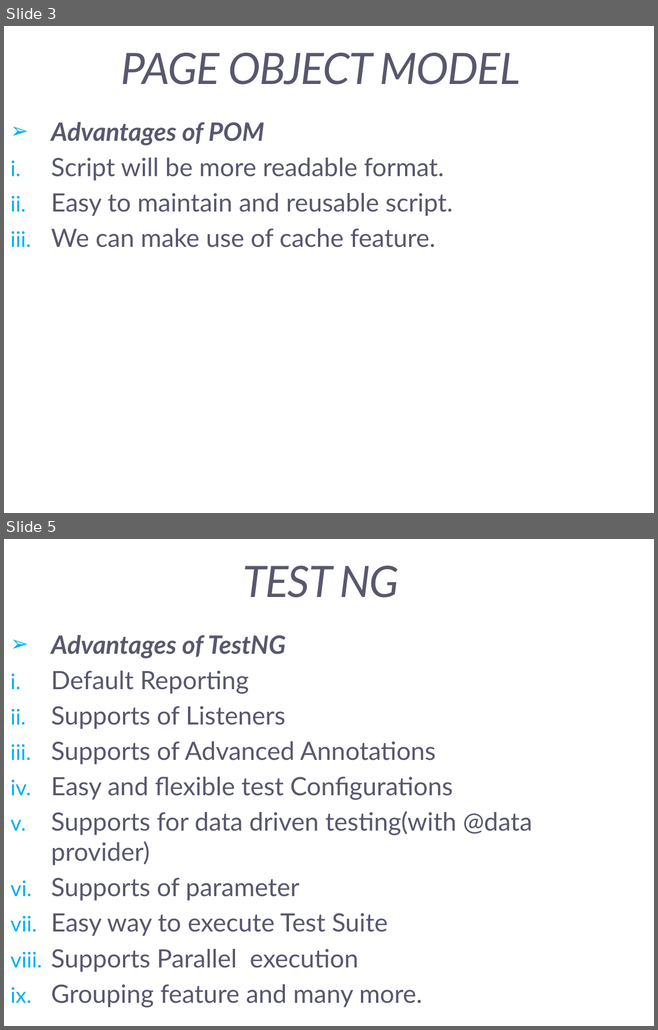
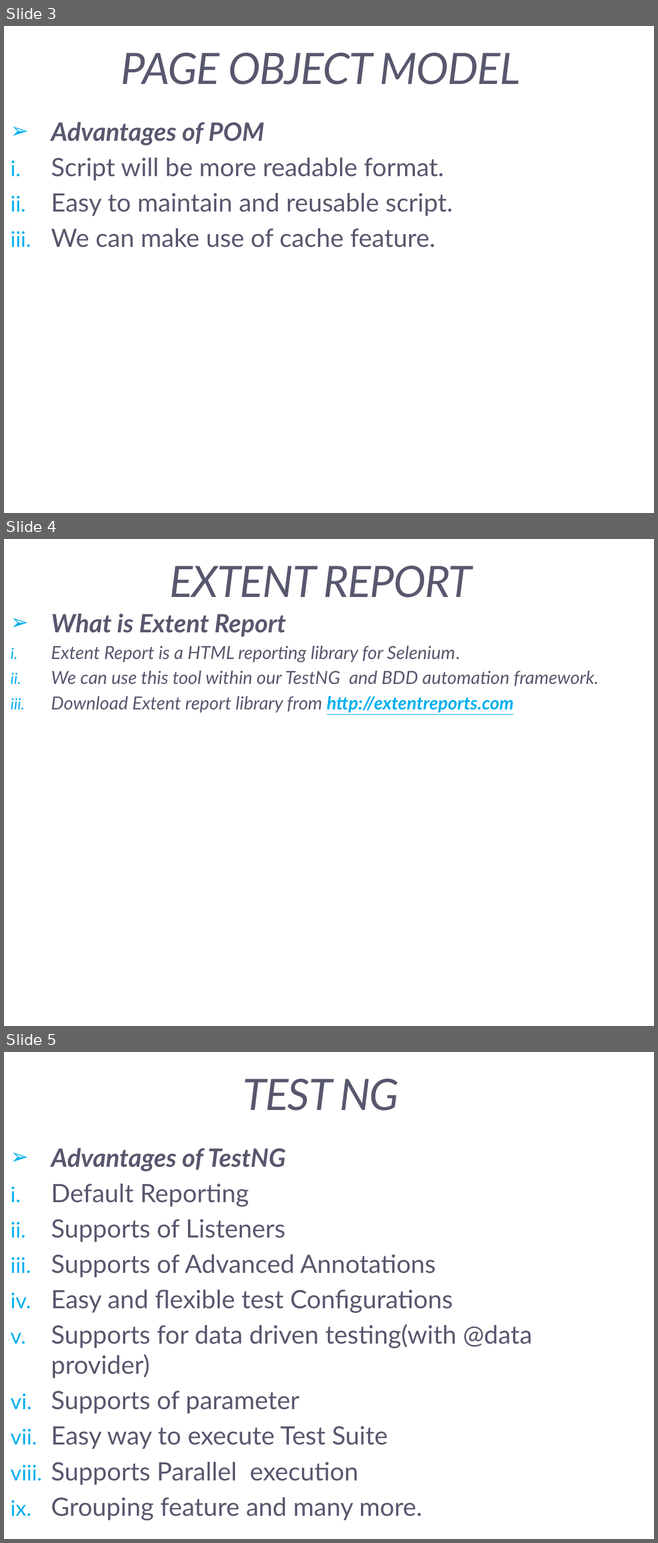
Before and after one commit to Evvans/Selenium-TestNG-Maven-Extent-Report, a slide deck: Page Object Model.pptx. Shown one above the other, each under a label of ours: slides 3 and 5 before the commit, slides 3, 4 and 5 after it; the slides between them are not shown. The pictures are 658x1030 and 658x1543 pixels, drawn with LibreOffice and Linux fonts; fonts in the diff are those of the drawing. Boxes give left, top, right and bottom in pixels: in the first picture for what was removed or moved away, otherwise in the second. Text is boxed around its words. In the diff, an @@ line names an element or a change of style, - is before the commit and + after.

Commit message:
commit for  report

```diff
--- a/Page Object Model.pptx
+++ b/Page Object Model.pptx
@@ slide 4 added at <box>4,539,654,1026</box>, background #FFFFFF @@
@@ title added at <box>169,566,471,598</box>, 48 pt, text #57576E, italic @@
+EXTENT REPORT
@@ subtitle added at <box>51,613,598,713</box>, 20 pt, text #57576E, italic @@
+➢ What is Extent Report
+i. Extent Report is a HTML reporting library for Selenium.
+ii. We can use this tool within our TestNG and BDD automation framework.
+iii. Download Extent report library from http://extentreports.com
```
Also in this commit, not shown: 1 other slide added, 1 slide removed, 9 other files.
